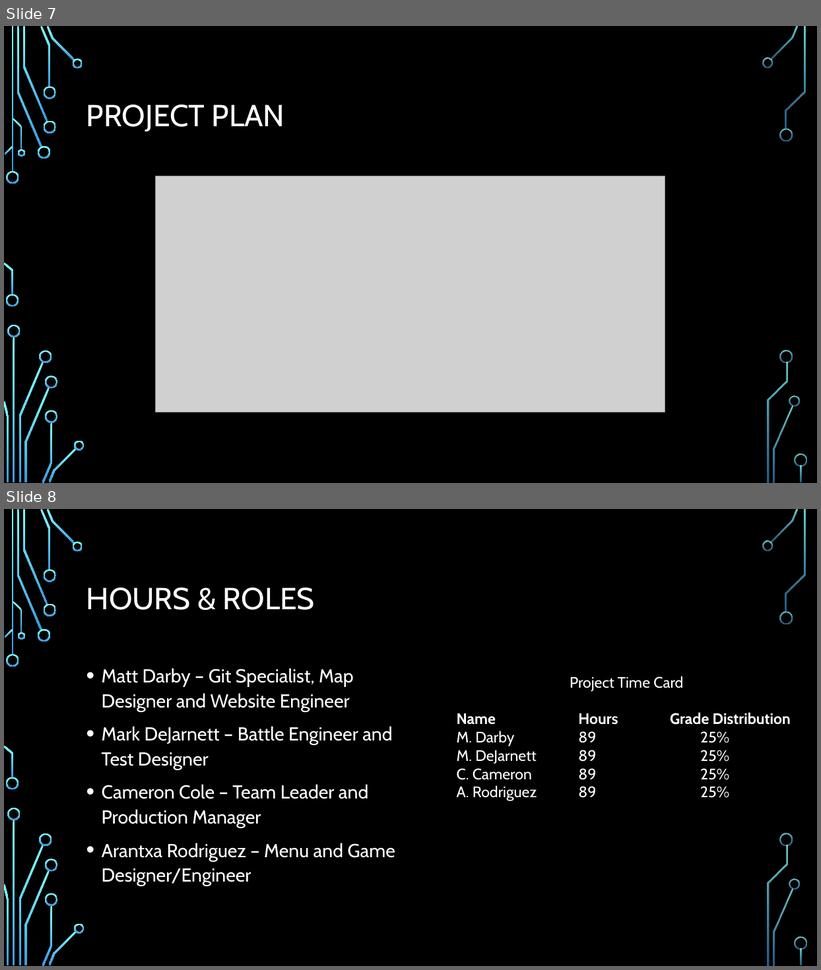
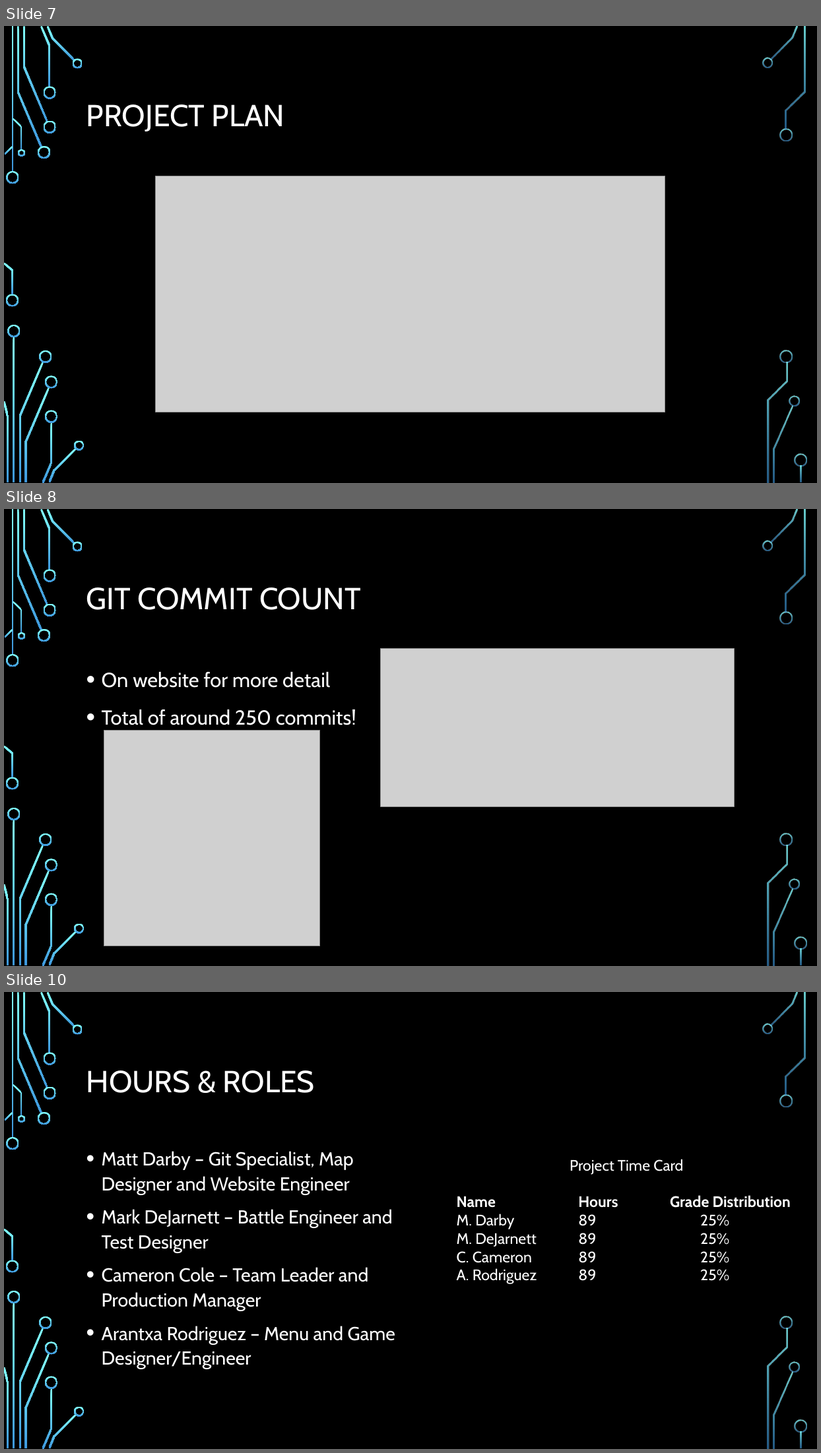
Before and after one commit to cameron1701/BaylorRPG, a slide deck: Iteration-3/Iteration 3 Presentation.pptx. Shown one above the other, each under a label of ours: slides 7 and 8 before the commit, slides 7, 8 and 10 after it; the slides between them are not shown. The pictures are 821x970 and 821x1453 pixels, drawn with LibreOffice and Linux fonts; fonts in the diff are those of the drawing; grey boxes stand for pictures; background and template pictures are left out. Boxes give left, top, right and bottom in pixels: in the first picture for what was removed or moved away, otherwise in the second. Text is boxed around its words. In the diff, an @@ line names an element or a change of style, - is before the commit and + after.

```diff
--- a/Iteration-3/Iteration 3 Presentation.pptx
+++ b/Iteration-3/Iteration 3 Presentation.pptx
@@ slide 8 added at (x1=4, y1=509, x2=817, y2=966), background picture (left out); not listed: 36 template elements that a slide beside it also shows @@
@@ title added at (x1=86, y1=588, x2=361, y2=610), 36 pt, text #FFFFFF @@
+GIT COMMIT COUNT
@@ picture added at (x1=381, y1=649, x2=735, y2=807) @@
@@ text added at (x1=102, y1=672, x2=356, y2=725), 24 pt, text #FFFFFF @@
+• On website for more detail
+• Total of around 250 commits!
@@ picture added at (x1=104, y1=730, x2=320, y2=947) @@
@@ what was slide 8 is now slide 10 @@
```
Also in this commit, not shown: 3 slides changed, 2 other slides added, 1 slide removed.
